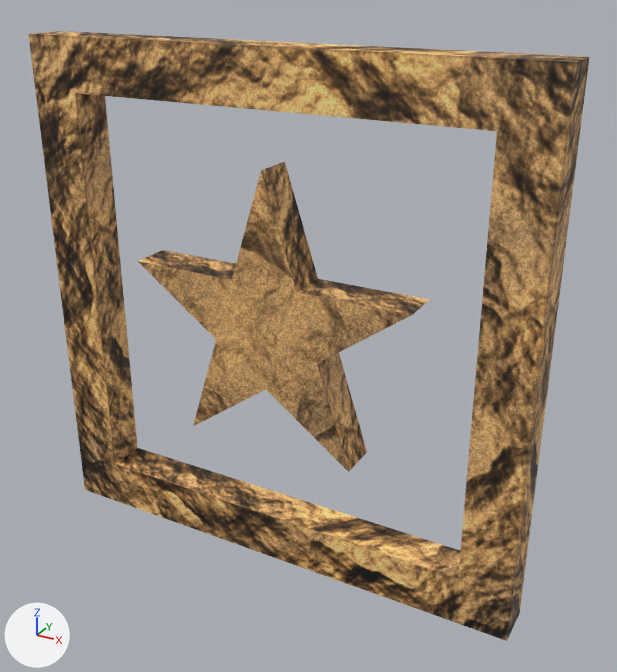
The FBX model Assets/Map/bonusSpeed.fbx, before and after one commit.
The view is the same before and after, from a 50 mm lens placed at (0.762, -1.26, 0.624), pointed at (0.057, 0.023, -0.017). The axes (+X, +Y, +Z) are drawn at lower left. The lights are the same throughout. Where no turn or scale is listed for an object, it has been applied to the vertices.

Objects in the first picture: '01_Star'.
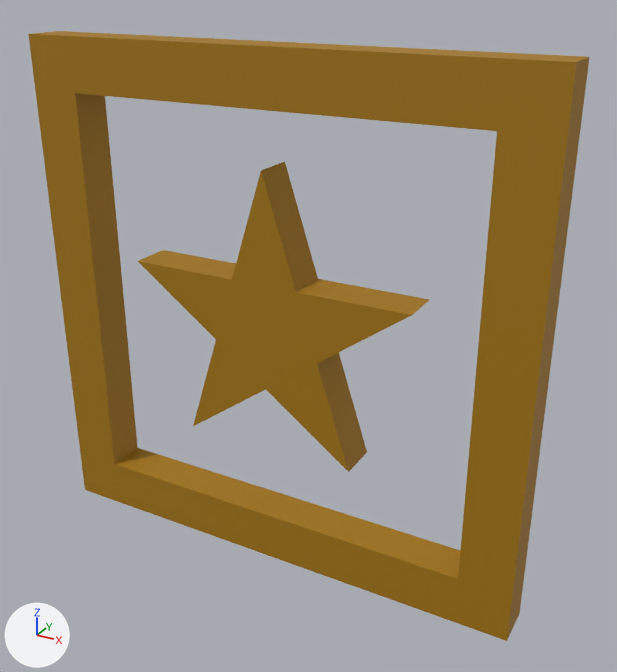
Changed parts and their boxes [x1, y1, x2, y2] in the pictures (617 x 672 px):
```json
{"object": "01_Star", "change": "surface changed", "before": [28, 31, 589, 641], "after": [28, 31, 589, 641]}
```

Edits to the scene script, one JSON object a line:
```json
{"op": "remove", "block": "mat_powerup01", "code": "mat_powerup01.texture = img_rocher_or_tga  # with its transparency"}
{"op": "add", "block": "mat_powerup01", "code": "mat_powerup01.base_color = (0.377, 0.187, 0.0)  # yellow #a57800"}
```
